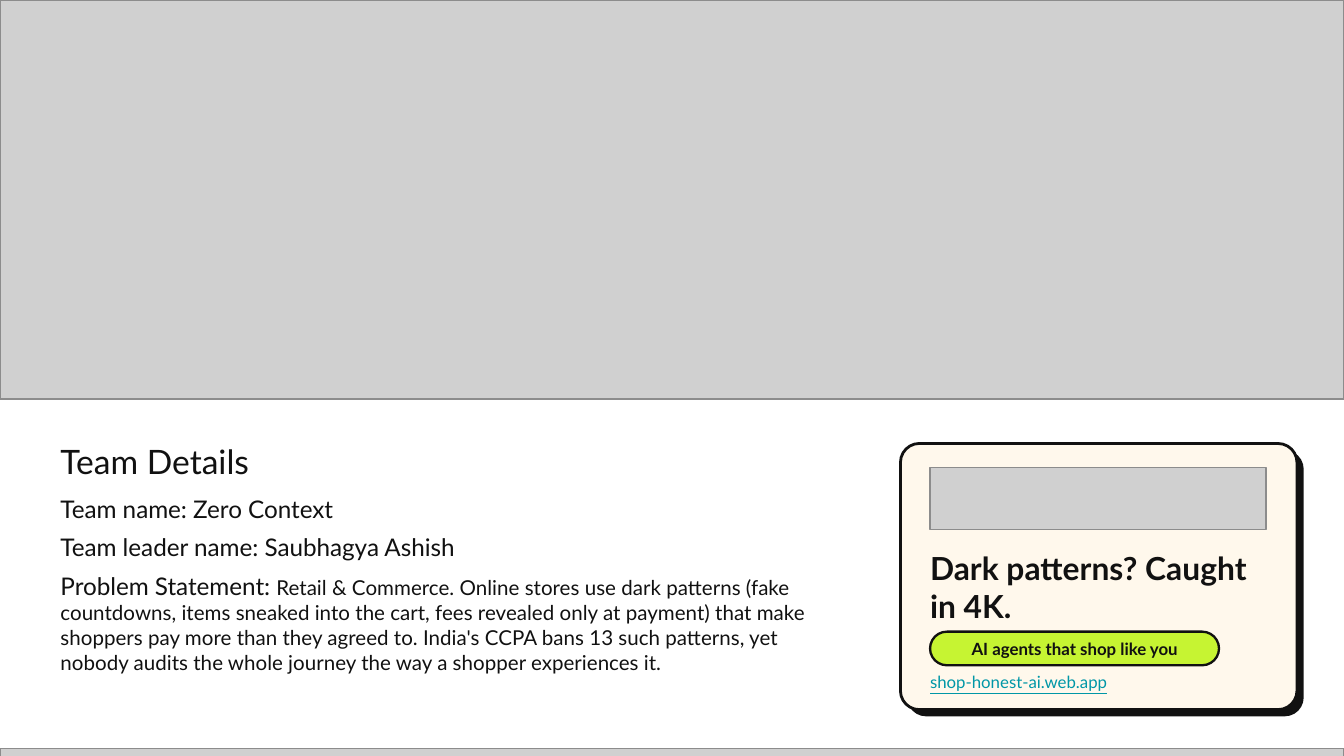
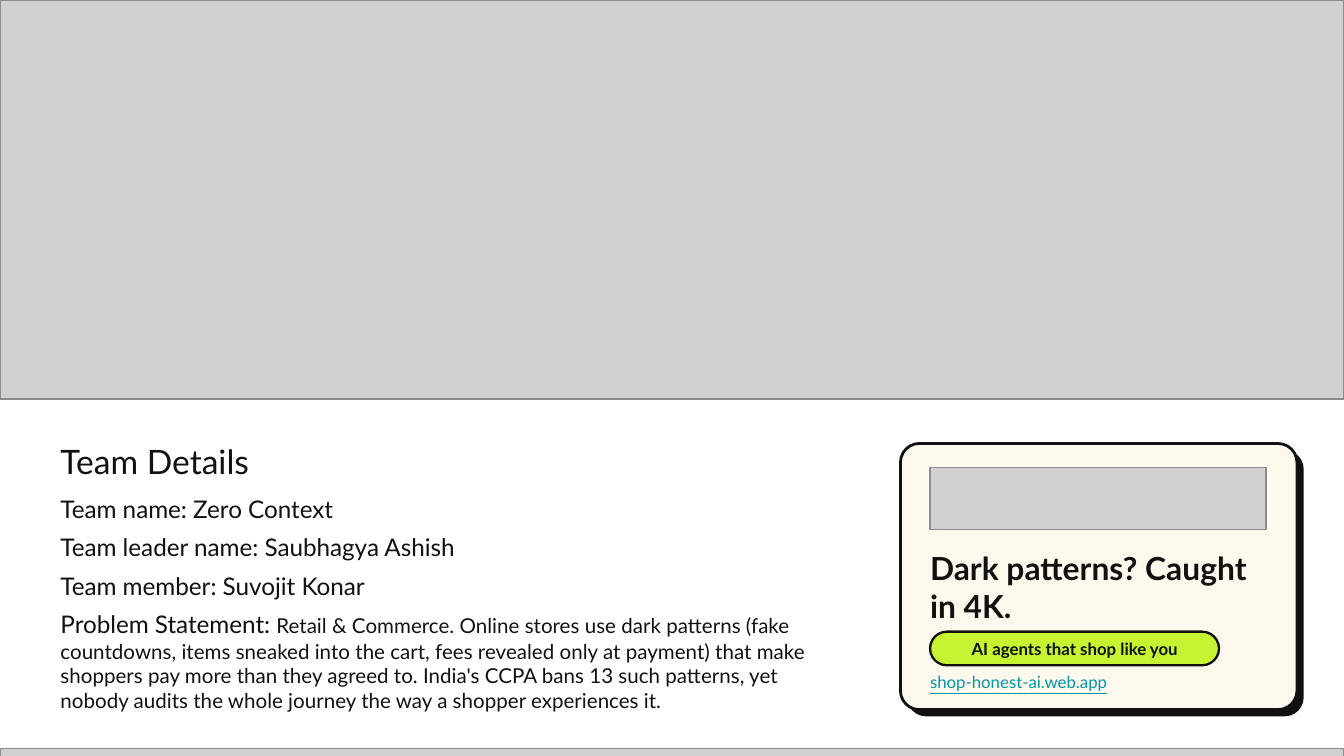
Before and after one commit to saubhagyaashish/shop-honest, a slide deck: slide 1 of Zero Context - Shop Honest - AI Builder Cup.pptx. Drawn at 1344x756 pixels with LibreOffice and Linux fonts; fonts in the diff are those of the drawing; grey boxes stand for pictures. Boxes give left, top, right and bottom in pixels: in the first picture for what was removed or moved away, otherwise in the second. Text is boxed around its words. In the diff, an @@ line names an element or a change of style, - is before the commit and + after.

Commit message:
docs: add Suvojit Konar to the team

```diff
--- a/Zero Context - Shop Honest - AI Builder Cup.pptx
+++ b/Zero Context - Shop Honest - AI Builder Cup.pptx
@@ text at [60,577,365,600]: paragraph added @@
+Team member: Suvojit Konar
```
Also in this commit, not shown: 1 other file.
